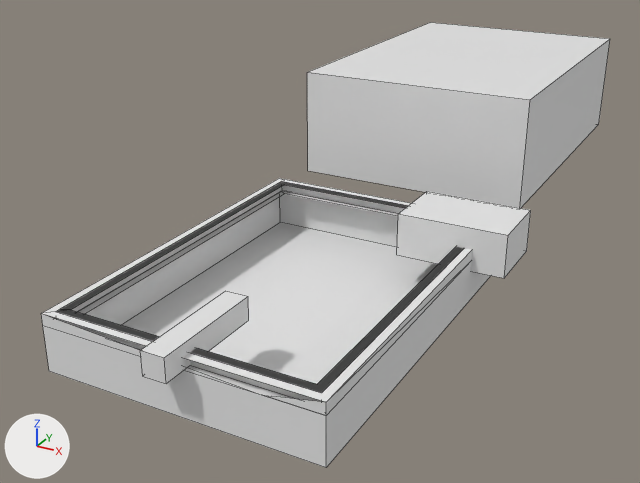
An edit to the Blender file webduino-v1-case-v3.blend, drawn before and after from the same camera.
Rendered twice from a camera (50 mm lens) standing at (0.0681, -0.1159, 0.0725) and looking at (-0.0093, 0.0249, 0.0021). Lighting does not change. The marker at lower left points along +X, +Y and +Z. Mesh edges are drawn as thin lines.

In view in the first picture: 'Base', 'Line-hole', 'Micro-usb', 'Roof'.
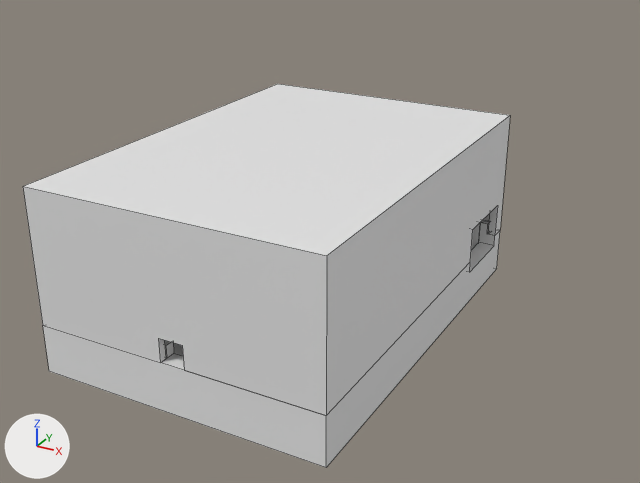
ob_base_around is not drawn itself; it is used by a modifier of ob_base.

What the commit changed:
me_cube_004 is used by ob_roof; location (0.0, 0.08, 0.019); scale (0.024, 0.034, 0.011).
me_cube_004 had 8 vertices, 6 faces and spanned x -1.0..1.0, y -1.0..1.0, z -1.0..1.0.
me_cube_004 now has 32 vertices, 20 faces and spans x -1.0..1.0, y -1.0..1.0, z -1.0..1.0.
me_cube_004 part 1: 24 vertices added at x -0.95..1.0, y -1.0..0.96, z -1.0..0.82.
me_cube_002 has 8 vertices, 6 faces and spans x -1.0..1.0, y -1.0..1.0, z -1.0..1.0.
me_cube_002 is used by ob_base_around; location (0.0, 0.0, 0.009); scale (0.024, 0.034, 0.001).
Verts and faces of me_cube_002; kept vertices keep their numbers, new ones are numbered from 8.
Before the commit, vertices of me_cube_002: 0 (-1.0, -1.0, -1.0), 1 (-1.0, -1.0, 1.0), 2 (-1.0, 1.0, -1.0), 3 (-1.0, 1.0, 1.0), 4 (1.0, -1.0, -1.0).
Before the commit, vertices of me_cube_002: 5 (1.0, -1.0, 1.0), 6 (1.0, 1.0, -1.0), 7 (1.0, 1.0, 1.0).
Part 2, on me_cube_002:
Faces deleted: (0, 2, 6, 4), (1, 5, 7, 3).
New vertex 8 is at (-0.94, -0.96, 1.0).
New vertex 9 is at (-0.94, 0.96, 1.0).
New vertex 10 is at (-0.94, -0.96, -1.0).
New vertex 11 is at (-0.94, 0.96, -1.0).
New vertices 12 to 15 stand at vertices 8 to 11, in that order, plus (1.88, 0.0, 0.0).
New faces: (1, 8, 9, 13, 7, 3), (1, 5, 7, 13, 12, 8), (0, 10, 14, 15, 6, 4), (0, 2, 6, 15, 11, 10), (8, 10, 11, 9), (8, 12, 14, 10).
New faces: (9, 11, 15, 13), (12, 13, 15, 14).
me_cube is used by ob_base; location (0.0, 0.0, 0.005).
me_cube had 8 vertices, 6 faces and spanned x -0.024..0.024, y -0.034..0.034, z -0.005..0.005.
me_cube now has 50 vertices, 30 faces and spans x -0.024..0.024, y -0.034..0.034, z -0.005..0.005.
me_cube part 3: 4 vertices moved from x -0.024..0.024, y -0.034..0.034, z 0.005 to x -0.024..0.024, y -0.034..0.034, z 0.003; 42 vertices added at x -0.024..0.024, y -0.034..0.034, z -0.003..0.005.
Object 'Line-hole' (ob_line_hole) moves from (0.0, -0.0278, 0.01) to (0.0, -0.0298, 0.0099).
Object 'Line-hole' (ob_line_hole) is now hidden.
Object 'Micro-usb' (ob_micro_usb) moves from (0.02, 0.025, 0.01) to (0.02, 0.0245, 0.01).
Object 'Micro-usb' (ob_micro_usb) is now hidden.
Object 'Roof' (ob_roof) moves from (0.0, 0.08, 0.019) to (0.0, 0.0, 0.019).
Object 'Roof' (ob_roof) loses its BOOLEAN modifier named 'Boolean'.
Modifier setting removed (it was object = ob_roof_empty).
Modifier setting removed (it was solver = 'FLOAT').
Object 'Base-around' (ob_base_around) loses its BOOLEAN modifier named 'Boolean'.
Modifier setting removed (it was object = ob_base_around_empty).
Modifier setting removed (it was solver = 'FLOAT').
Object 'Base' (ob_base) loses its BOOLEAN modifier named 'Boolean'.
Modifier setting removed (it was object = ob_base_around).
Modifier setting removed (it was solver = 'FLOAT').
Object 'Base' (ob_base) loses its BOOLEAN modifier named 'Boolean.001'.
Modifier setting removed (it was object = ob_base_empty).
Modifier setting removed (it was solver = 'FLOAT').

Where the change shows, as pixel boxes [x1, y1, x2, y2] in the pictures (640 x 483 px):
'Roof', reshaped, moved, modifiers changed (61% wider, 78% taller)
    before: [307, 22, 610, 208]
    after: [23, 84, 510, 416]
'Base', reshaped, modifiers changed
    before: [41, 178, 490, 468]
    after: [43, 220, 500, 468]
'Micro-usb', hidden
    before: [397, 191, 531, 278]
'Line-hole', hidden
    before: [140, 291, 249, 384]
part 1 of me_cube_004, added
    after: [23, 116, 510, 416]
part 2 of me_cube_002, built on
    before: [41, 178, 472, 402]
part 3 of me_cube, built on
    before: [43, 182, 490, 468]
    after: [43, 220, 500, 468]
